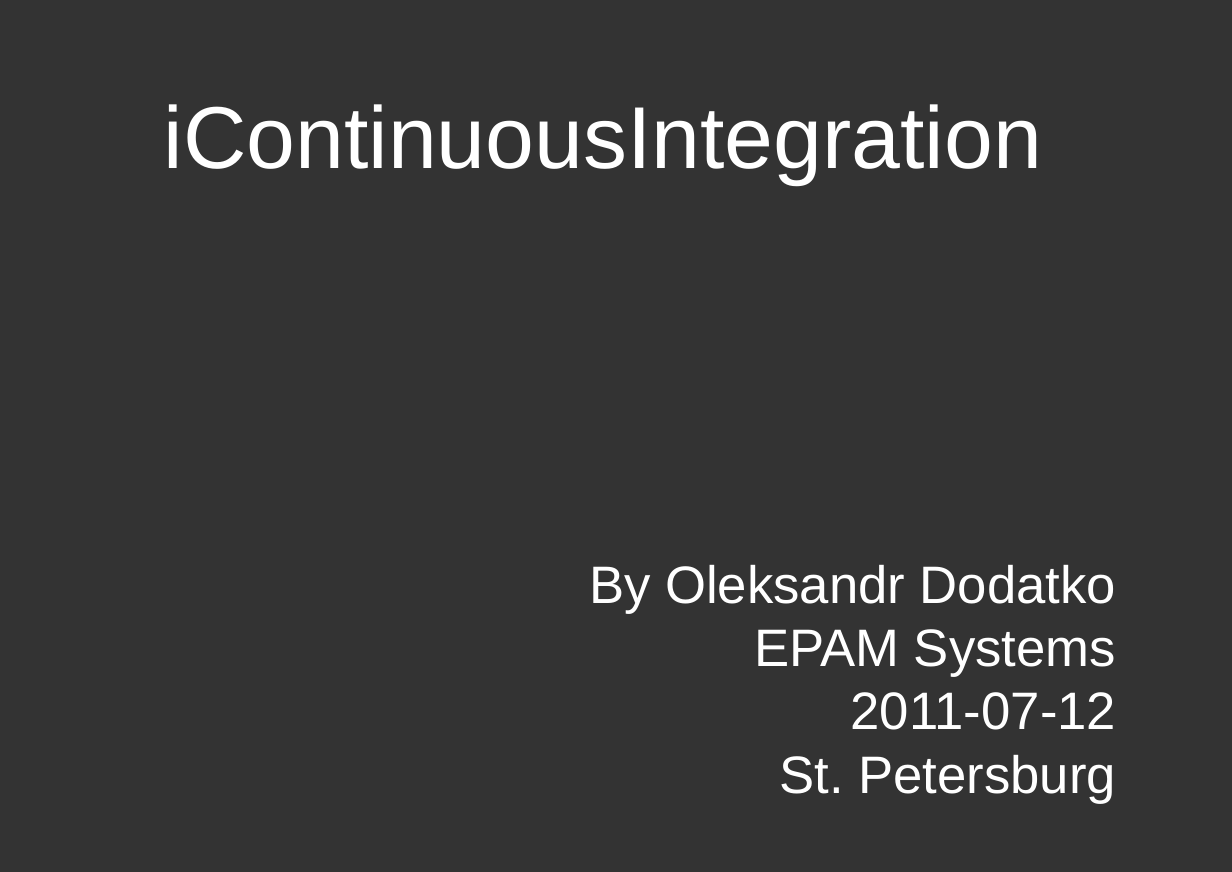
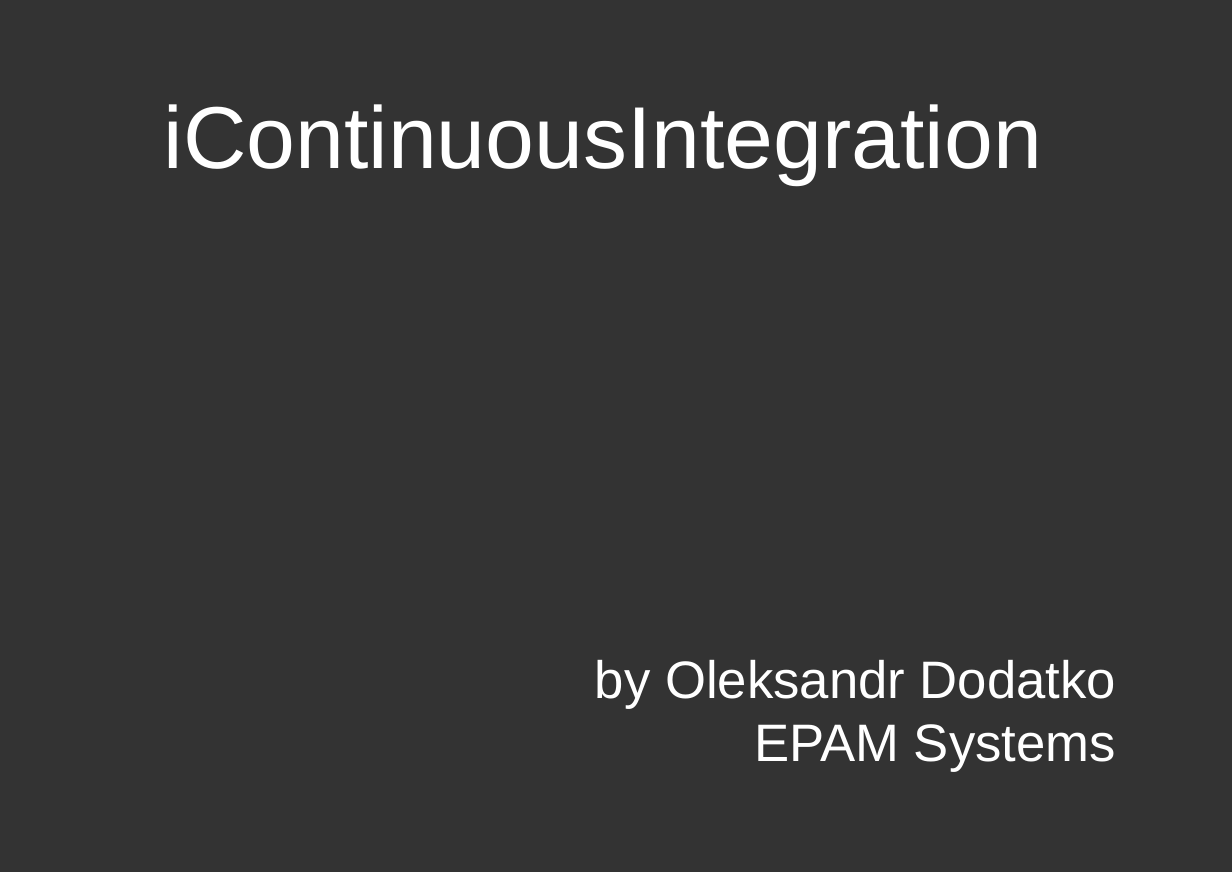
Before and after one commit to dodikk/iOS-articles, a slide deck: slide 1 of 3-iContiniousIntegration/ciPresentation.odp. Drawn at 1232x872 pixels with LibreOffice and Linux fonts; fonts in the diff are those of the drawing. Boxes give left, top, right and bottom in pixels: in the first picture for what was removed or moved away, otherwise in the second. Text is boxed around its words. In the diff, an @@ line names an element or a change of style, - is before the commit and + after.

Commit message:
Added more slides.

```diff
--- a/3-iContiniousIntegration/ciPresentation.odp
+++ b/3-iContiniousIntegration/ciPresentation.odp
@@ subtitle "by Oleksandr Dodatko": place and size @@
-subtitle "by Oleksandr Dodatko" at bbox=[589, 564, 1117, 803]
+subtitle "by Oleksandr Dodatko" at bbox=[595, 659, 1116, 772]
@@ subtitle at bbox=[595, 659, 1116, 708]: text changed @@
-By Oleksandr Dodatko
+by Oleksandr Dodatko
@@ subtitle at bbox=[779, 692, 1117, 803]: paragraphs removed @@
-2011-07-12
-St. Petersburg
```
Also in this commit, not shown: 1 other slide changed, 6 slides added, 1 slide removed, 21 other files.
